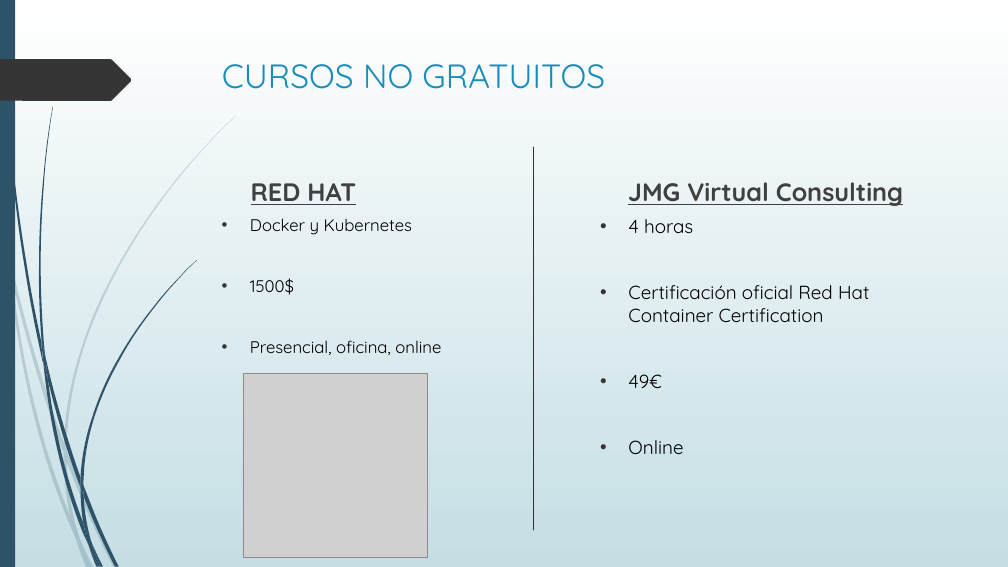
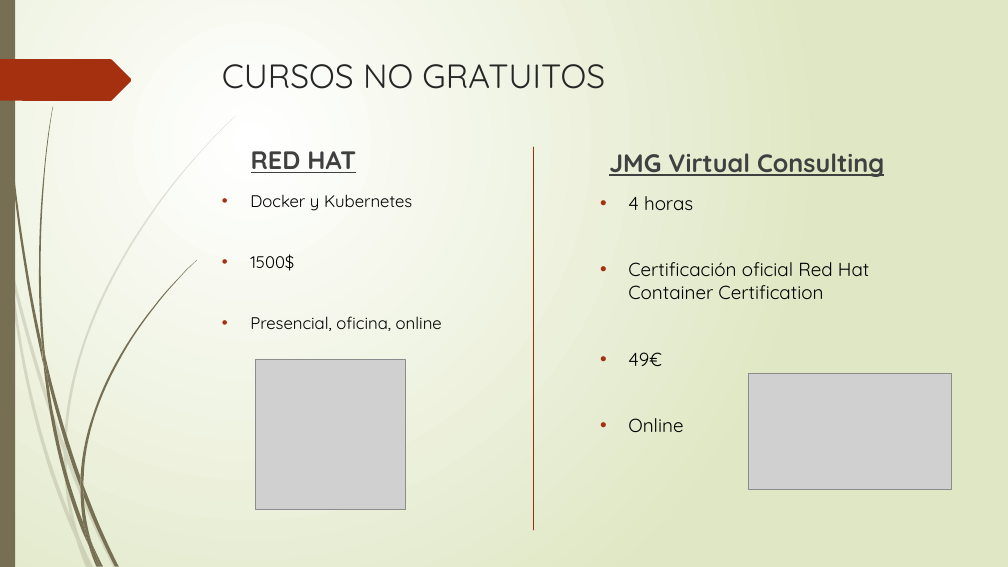
Before and after one commit to DiegoUAH/TG1, a slide deck: slide 8 of TG1-Presentacion.pptx. Drawn at 1008x567 pixels with LibreOffice and Linux fonts; fonts in the diff are those of the drawing; grey boxes stand for pictures. Boxes give left, top, right and bottom in pixels: in the first picture for what was removed or moved away, otherwise in the second. Text is boxed around its words. In the diff, an @@ line names an element or a change of style, - is before the commit and + after.

```diff
--- a/TG1-Presentacion.pptx
+++ b/TG1-Presentacion.pptx
@@ background gradient #FFFFFF to #C5DEE5 to gradient #FFFFFF to #DFE8C4 @@
@@ freeform shape at (2, 0, 43, 364): fill #2E5369 to #766F54; outline redrawn @@
@@ freeform shape at (0, 59, 132, 101): fill #353535 to #A53010 @@
@@ title "CURSOS NO GRATUITOS" at (222, 64, 605, 89): text colour #178DBB to #262626 @@
@@ fill #2E5369 to #766F54 in 12 elements at (45, 357, 80, 488), (83, 485, 119, 566), (43, 361, 88, 546), (92, 544, 104, 567), (42, 340, 48, 382), (80, 260, 197, 485), (88, 546, 98, 567), (80, 488, 91, 544), (80, 477, 83, 496), (83, 523, 101, 566), (0, 0, 15, 567), (39, 107, 53, 357) @@
@@ text "RED HAT": place and size @@
-text "RED HAT" at (251, 183, 356, 205)
+text "RED HAT" at (251, 151, 356, 173)
@@ line (533, 147) - (533, 530): stroke #333333 0.75 pt to #9E2E0F 0.75 pt @@
@@ text "JMG Virtual Consulting": place and size @@
-text "JMG Virtual Consulting" at (628, 182, 903, 206)
+text "JMG Virtual Consulting" at (609, 153, 884, 177)
@@ text "Docker y Kubernetes" at (250, 194, 442, 331): bullet colour #353535 to #A53010 @@
@@ text "Docker y Kubernetes": place and size @@
-text "Docker y Kubernetes" at (250, 218, 441, 355)
+text "Docker y Kubernetes" at (250, 194, 442, 331)
@@ text "4 horas": place and size @@
-text "4 horas" at (628, 219, 869, 454)
+text "4 horas" at (628, 196, 869, 432)
@@ text "4 horas" at (628, 196, 869, 432): bullet colour #353535 to #A53010 @@
@@ picture: place and size @@
-picture at (243, 374, 426, 557)
+picture at (256, 359, 405, 509)
@@ picture added at (749, 374, 952, 489) @@
@@ fill #2E5369 at 20% opacity to #766F54 at 20% opacity in 10 elements at (0, 213, 8, 265), (11, 261, 64, 453), (67, 451, 117, 567), (79, 538, 94, 567), (8, 265, 76, 540), (64, 453, 79, 538), (64, 116, 236, 451), (76, 540, 90, 567), (64, 443, 67, 461), (70, 516, 90, 567) @@
```
Also in this commit, not shown: 17 other slides changed, 4 slides added, 1 slide removed.
